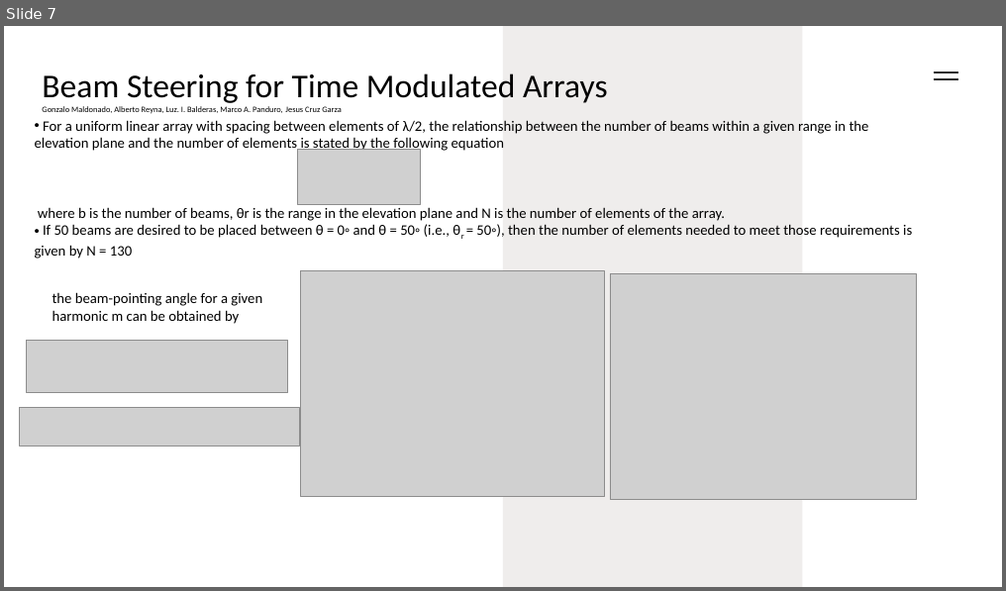
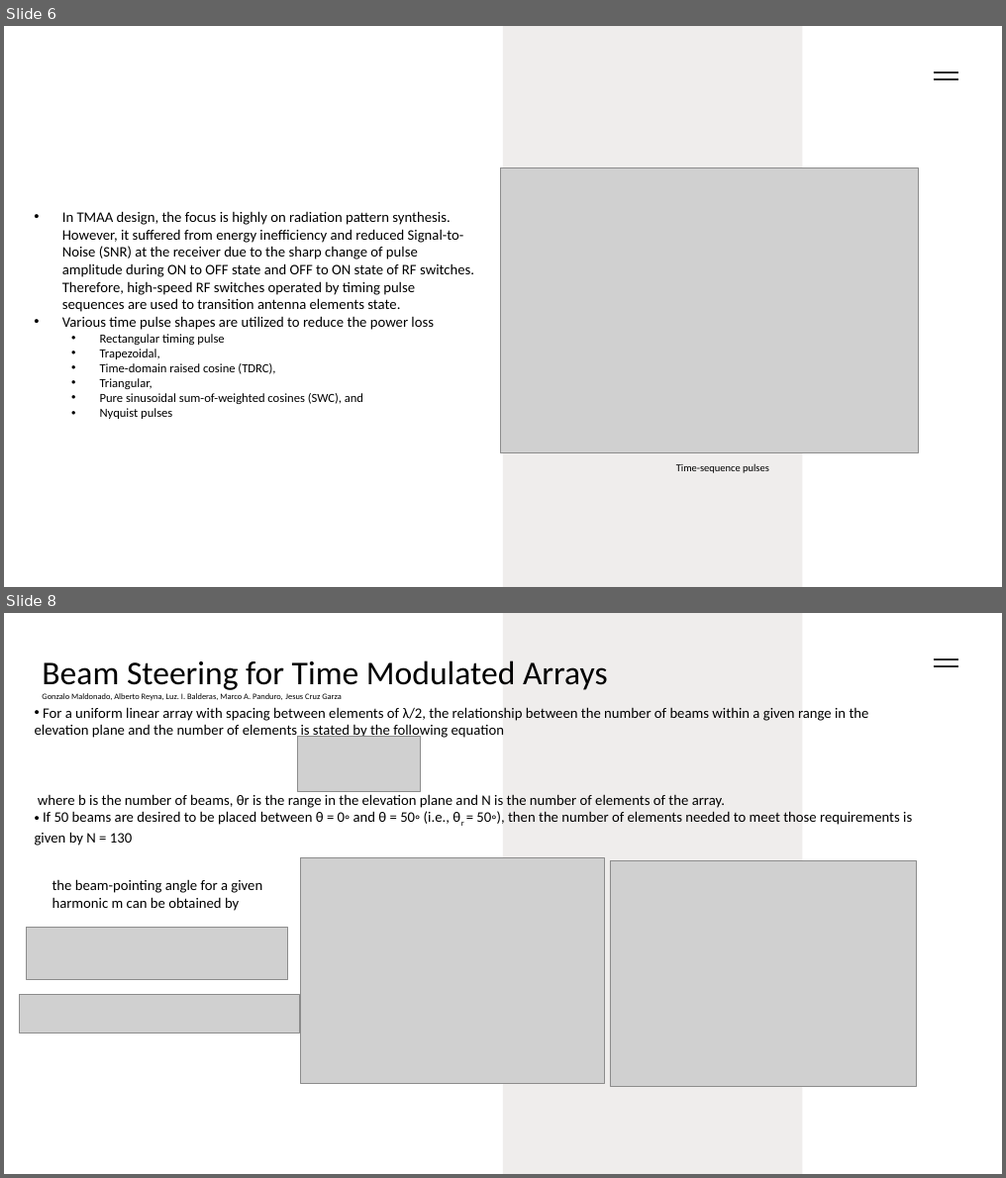
Before and after one commit to rv-ui/ppt, a slide deck: ppt_TMA.pptx. Shown one above the other, each under a label of ours: slide 7 before the commit, slides 6 and 8 after it; the slides between them are not shown. The pictures are 1006x591 and 1006x1178 pixels, drawn with LibreOffice and Linux fonts; fonts in the diff are those of the drawing; grey boxes stand for pictures. Boxes give left, top, right and bottom in pixels: in the first picture for what was removed or moved away, otherwise in the second. Text is boxed around its words. In the diff, an @@ line names an element or a change of style, - is before the commit and + after.

```diff
--- a/ppt_TMA.pptx
+++ b/ppt_TMA.pptx
@@ slide 6 added at bbox=[4, 26, 1002, 587], background #FFFFFF; not listed: 3 template elements that a slide beside it also shows @@
@@ picture added at bbox=[500, 168, 919, 454] @@
@@ text added at bbox=[62, 211, 474, 419], 14 pt, text #000000 @@
+• In TMAA design, the focus is highly on radiation pattern synthesis. However, it suffered from energy inefficiency and reduced Signal-to-Noise (SNR) at the receiver due to the sharp change of pulse amplitude during ON to OFF state and OFF to ON state of RF switches. Therefore, high-speed RF switches operated by timing pulse sequences are used to transition antenna elements state.
+• Various time pulse shapes are utilized to reduce the power loss
+  • Rectangular timing pulse
+  • Trapezoidal,
+  • Time-domain raised cosine (TDRC),
+  • Triangular,
+  • Pure sinusoidal sum-of-weighted cosines (SWC), and
+  • Nyquist pulses
@@ text added at bbox=[676, 464, 769, 473], 10 pt, text #000000 @@
+Time-sequence pulses
@@ what was slide 7 is now slide 8 @@
```
Also in this commit, not shown: 4 slides changed, 5 other slides added, 5 slides removed.
